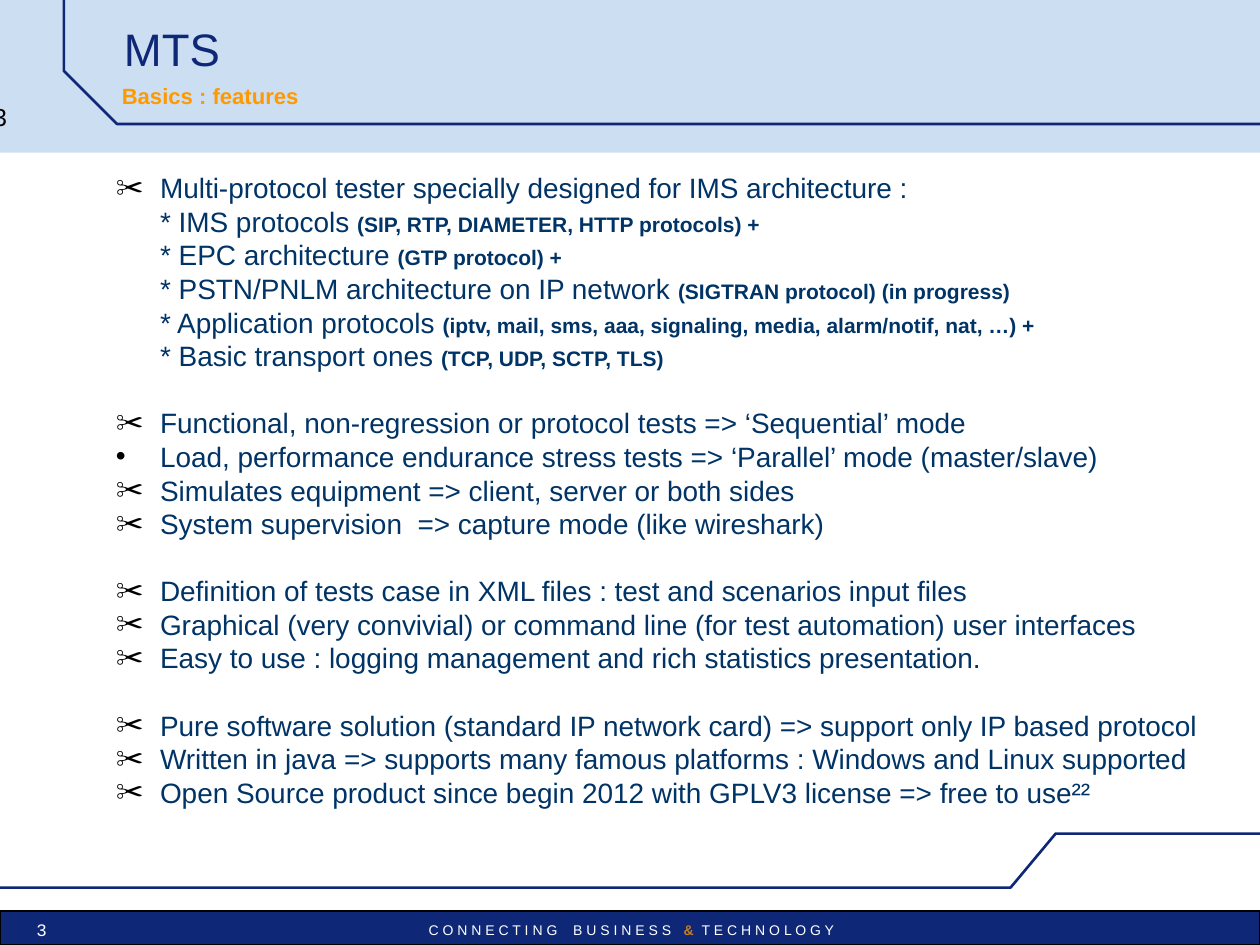
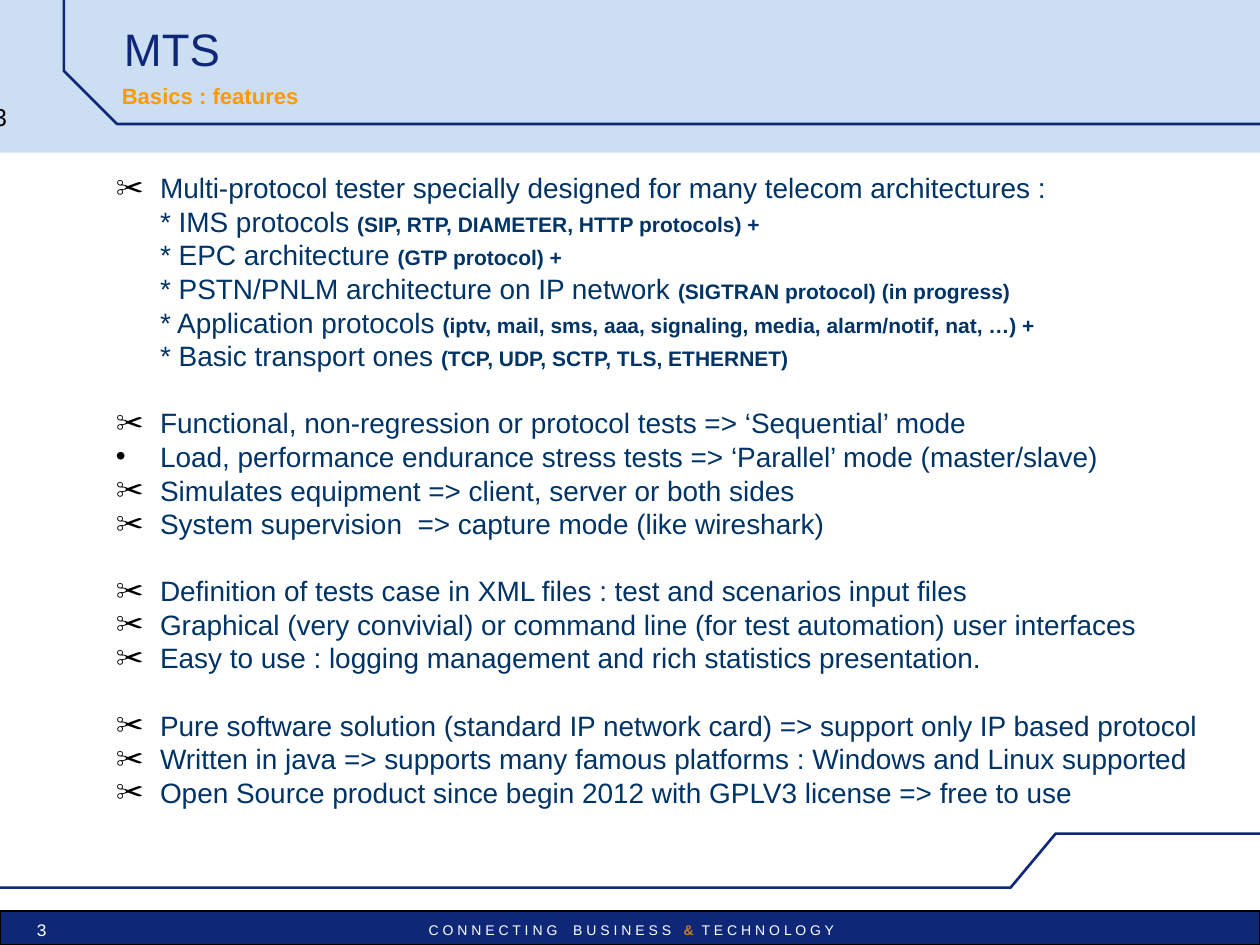
Before and after one commit to uttamhoode9/mts-trunk, a slide deck: slide 3 of mts/src/main/doc/MTS_pres_technical.ppt. Drawn at 1260x945 pixels with LibreOffice and Linux fonts; fonts in the diff are those of the drawing; background and template pictures are left out. Boxes give left, top, right and bottom in pixels: in the first picture for what was removed or moved away, otherwise in the second. Text is boxed around its words. In the diff, an @@ line names an element or a change of style, - is before the commit and + after.

```diff
--- a/mts/src/main/doc/MTS_pres_technical.ppt
+++ b/mts/src/main/doc/MTS_pres_technical.ppt
@@ text at [160,177,1030,204]: text changed @@
-✂ Multi-protocol tester specially designed for IMS architecture :
+✂ Multi-protocol tester specially designed for many telecom architectures :
@@ text at [179,345,788,371]: text changed; size 16 to 12 pt; bold on @@
-* Basic transport ones (TCP, UDP, SCTP, TLS)
+* Basic transport ones (TCP, UDP, SCTP, TLS, ETHERNET)
@@ text at [160,782,1072,808]: text changed @@
-✂ Open Source product since begin 2012 with GPLV3 license => free to use²²
+✂ Open Source product since begin 2012 with GPLV3 license => free to use
```
Also in this commit, not shown: 1 other slide changed.
